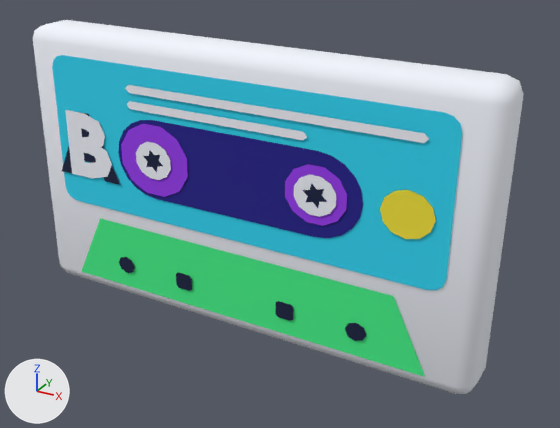
A saved change to the glTF model public/new/models/crossfader-cassette.glb.
Before and after are seen from a 50 mm lens placed at (0.428, -0.703, 0.337), pointed at (0.035, 0.01, -0.02). Every picture has the same lights, and +X, +Y and +Z are marked at lower left. The picture after the commit comes second. Where no turn or scale is listed for an object, it has been applied to the vertices.

The older version as bpy lines, for what is in view:
```python
ob_cassettememory = bpy.data.objects.new('CassetteMemory', None)
ob_cassettememory.parent = ob_model
ob_cassettememory.location = (0.0, 0.0, 0.00388)
ob_cassettememory.rotation_euler = (0.0, 0.01, 0.0)  # degrees (0, 0.6, 0)
ob_cassettememory.scale = (1.04, 1.04, 0.948)
ob_labela = bpy.data.objects.new('LabelA', me_labela2)
ob_labela.parent = ob_cassettememory
ob_labela.location = (0.0, 0.0, 0.0561)
ob_labela.scale = (0.24, 0.24, 0.24)
ob_labelb = bpy.data.objects.new('LabelB', me_labelb2)
ob_labelb.parent = ob_cassettememory
ob_labelb.location = (0.0, 0.0, 0.0561)
ob_labelb.scale = (0.223, 0.223, 0.223)
ob_reelleft = bpy.data.objects.new('ReelLeft', None)
ob_reelleft.parent = ob_cassettememory
ob_reelleft.location = (-0.099, 0.0, 0.033)
ob_reelleft.rotation_euler = (0.0, -0.262, 0.0)  # degrees (0, -15, 0)
ob_reelleft2 = bpy.data.objects.new('ReelLeft2', me_reelleft2)
ob_reelleft2.location = (-0.1026, 0.0, 0.0362)
ob_reelright = bpy.data.objects.new('ReelRight', None)
ob_reelright.parent = ob_cassettememory
ob_reelright.location = (0.099, 0.0, 0.033)
ob_reelright.rotation_euler = (0.0, -0.262, 0.0)  # degrees (0, -15, 0)
ob_reelright2 = bpy.data.objects.new('ReelRight2', me_reelright2)
ob_reelright2.location = (0.1032, 0.0, 0.0341)
# also in view: 'Shell' at (0.0, 0.0, 0.004)
```
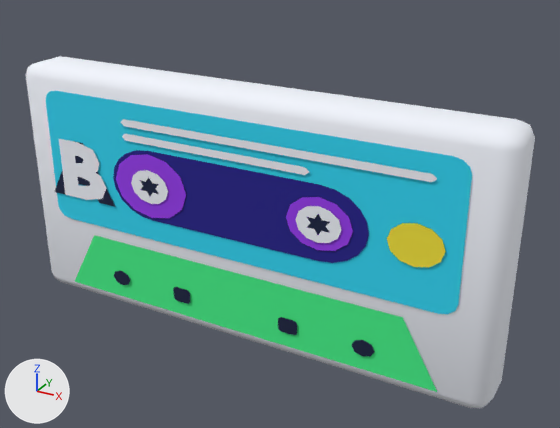
ob_cassettememory is not drawn itself; it is the parent of ob_labela, ob_labelb, ob_reelleft, ob_reelright, ob_shell.

Boxes [x1, y1, x2, y2] around the edits, measured in the pictures (560 x 428 px):
```json
{"object": "Shell", "change": "moved, rescaled, turned", "before": [33, 20, 524, 394], "after": [26, 56, 535, 408]}
{"object": "LabelB", "change": "no longer drawn", "before": [65, 85, 429, 178]}
{"object": "LabelBSurface", "change": "added", "after": [59, 119, 437, 200]}
{"object": "ReelLeft2", "change": "deleted", "before": [121, 124, 188, 197], "faces in mat_violet (purple #9a3cf0)": [121, 124, 188, 197], "faces in mat_white (white #f4f7ff)": [136, 142, 171, 180], "faces in mat_ink (dark blue #101c40)": [144, 151, 163, 171]}
{"object": "ReelLeft", "change": "now drawn", "after": [116, 154, 186, 218], "faces in mat_violet (purple #9a3cf0)": [116, 154, 186, 218], "faces in mat_white (white #f4f7ff)": [131, 170, 168, 204], "faces in mat_ink (dark blue #101c40)": [140, 178, 159, 196]}
{"object": "ReelRight2", "change": "deleted", "before": [285, 164, 347, 226], "faces in mat_violet (purple #9a3cf0)": [285, 164, 347, 226], "faces in mat_white (white #f4f7ff)": [294, 174, 336, 217], "faces in mat_ink (dark blue #101c40)": [304, 184, 326, 207]}
{"object": "ReelRight", "change": "now drawn", "after": [286, 197, 353, 251], "faces in mat_violet (purple #9a3cf0)": [286, 197, 353, 251], "faces in mat_white (white #f4f7ff)": [295, 206, 341, 243], "faces in mat_ink (dark blue #101c40)": [307, 215, 330, 234]}
{"object": "LabelA", "change": "moved, rescaled, turned", "before": [62, 112, 259, 185], "after": [55, 141, 115, 207]}
```

Edits to the scene script, one JSON object a line:
```json
{"op": "add", "block": "me_reelright2_001", "code": ["me_reelright2_001 = bpy.data.meshes.new('ReelRight2.001')", "me_reelright2_001.from_pydata(...)  # 84 vertices, 76 faces; spans x -0.93..0.93, y -1.0..1.0, z -0.93..0.93", "# faces by material slot: [20, 48, 8]", "me_reelright2_001.materials.append(mat_violet)  # purple #9a3cf0", "me_reelright2_001.materials.append(mat_white)  # white #f4f7ff", "me_reelright2_001.materials.append(mat_ink)  # dark blue #101c40"]}
{"op": "add", "block": "me_reelleft2_001", "code": ["me_reelleft2_001 = bpy.data.meshes.new('ReelLeft2.001')", "me_reelleft2_001.from_pydata(...)  # 84 vertices, 76 faces; spans x -1.0..1.0, y -0.82..0.82, z -1.0..1.0", "# faces by material slot: [20, 48, 8]", "me_reelleft2_001.materials.append(mat_violet)  # purple #9a3cf0", "me_reelleft2_001.materials.append(mat_white)  # white #f4f7ff", "me_reelleft2_001.materials.append(mat_ink)  # dark blue #101c40"]}
{"op": "add", "block": "me_labelb2_001", "code": ["me_labelb2_001 = bpy.data.meshes.new('LabelB2.001')", "me_labelb2_001.from_pydata(...)  # 86 vertices, 86 faces; spans x -0.245..0.245, y -0.04..0.04, z -0.057..0.057", "me_labelb2_001.materials.append(mat_white)  # white #f4f7ff"]}
{"op": "set", "path": "ob_cassettememory.rotation_euler", "old": "(0.0, 0.01, 0.0)", "new": "(0.0, 0.0, 0.0)", "note": "degrees (0, 0.6, 0) -> degrees (0, 0, 0)"}
{"op": "set", "path": "ob_cassettememory.location", "old": "(0.0, 0.0, 0.00388)", "new": "(0.0, 0.0, -0.0246)"}
{"op": "set", "path": "ob_cassettememory.scale", "old": "(1.04, 1.04, 0.948)", "new": "(1.1, 1.1, 0.86)"}
{"op": "set", "path": "ob_labelb", "old": "bpy.data.objects.new('LabelB', me_labelb2)", "new": "bpy.data.objects.new('LabelB', None)"}
{"op": "set", "path": "ob_labelb.scale", "old": "(0.223, 0.223, 0.223)", "new": "(1.0, 1.0, 1.0)"}
{"op": "set", "path": "ob_labelb.location", "old": "(0.0, 0.0, 0.0561)", "new": "(0.0, 0.0, 0.0)"}
{"op": "set", "path": "ob_reelleft", "old": "bpy.data.objects.new('ReelLeft', None)", "new": "bpy.data.objects.new('ReelLeft', me_reelleft2_001)"}
{"op": "set", "path": "ob_reelleft.rotation_euler", "old": "(0.0, -0.262, 0.0)", "new": "(0.0, 0.0, 0.0)", "note": "degrees (0, -15, 0) -> degrees (0, 0, 0)"}
{"op": "set", "path": "ob_reelleft.scale", "old": "(1.0, 1.0, 1.0)", "new": "(0.0462, 0.0462, 0.0462)"}
{"op": "remove", "block": "ob_reelleft2", "code": ["ob_reelleft2 = bpy.data.objects.new('ReelLeft2', me_reelleft2)", "ob_reelleft2.location = (-0.1026, 0.0, 0.0362)"]}
{"op": "set", "path": "ob_reelright", "old": "bpy.data.objects.new('ReelRight', None)", "new": "bpy.data.objects.new('ReelRight', me_reelright2_001)"}
{"op": "set", "path": "ob_reelright.rotation_euler", "old": "(0.0, -0.262, 0.0)", "new": "(0.0, 0.0, 0.0)", "note": "degrees (0, -15, 0) -> degrees (0, 0, 0)"}
{"op": "set", "path": "ob_reelright.scale", "old": "(1.0, 1.0, 1.0)", "new": "(0.0378, 0.0378, 0.0378)"}
{"op": "remove", "block": "ob_reelright2", "code": ["ob_reelright2 = bpy.data.objects.new('ReelRight2', me_reelright2)", "ob_reelright2.location = (0.1032, 0.0, 0.0341)"]}
{"op": "add", "block": "ob_labelbsurface", "code": ["ob_labelbsurface = bpy.data.objects.new('LabelBSurface', me_labelb2_001)", "ob_labelbsurface.location = (0.0, 0.0, 0.0236)"]}
```
